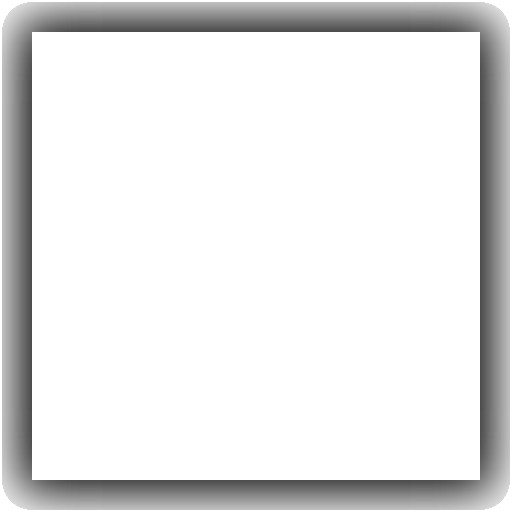
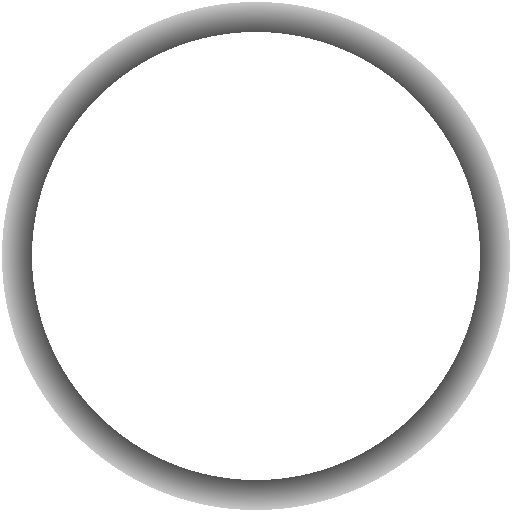
Layer changes from the first 512 × 512 image to the second:
added layer "Nouveau calque#2" above "Nouveau calque#1" over [2, 2, 510, 510]
added layer "Nouveau calque#1" above "Nouveau calque" over [2, 2, 510, 510]
hid "Nouveau calque" over [2, 2, 510, 510]
hid "Arrière-plan" over [2, 2, 510, 510]
